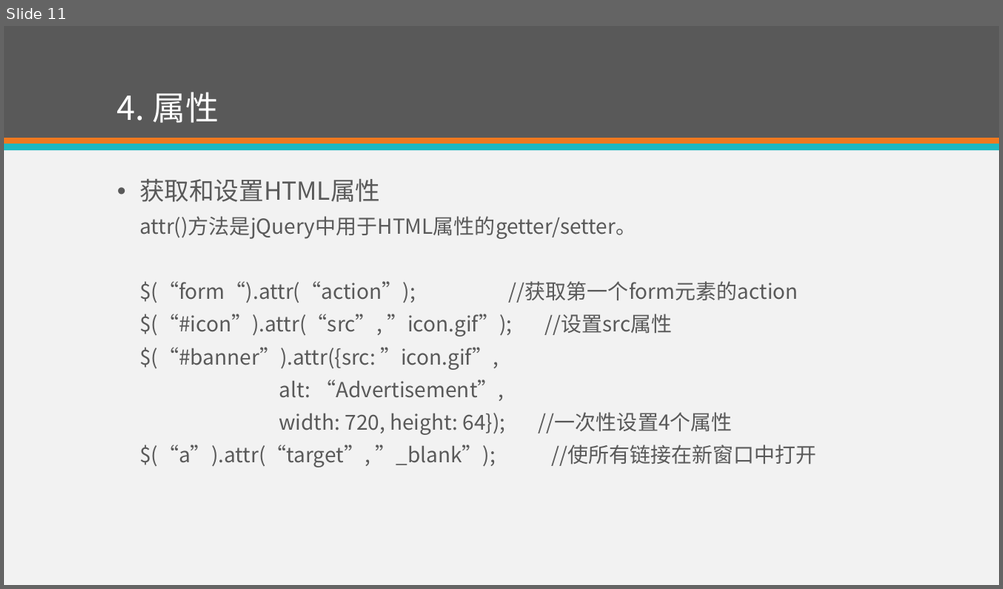
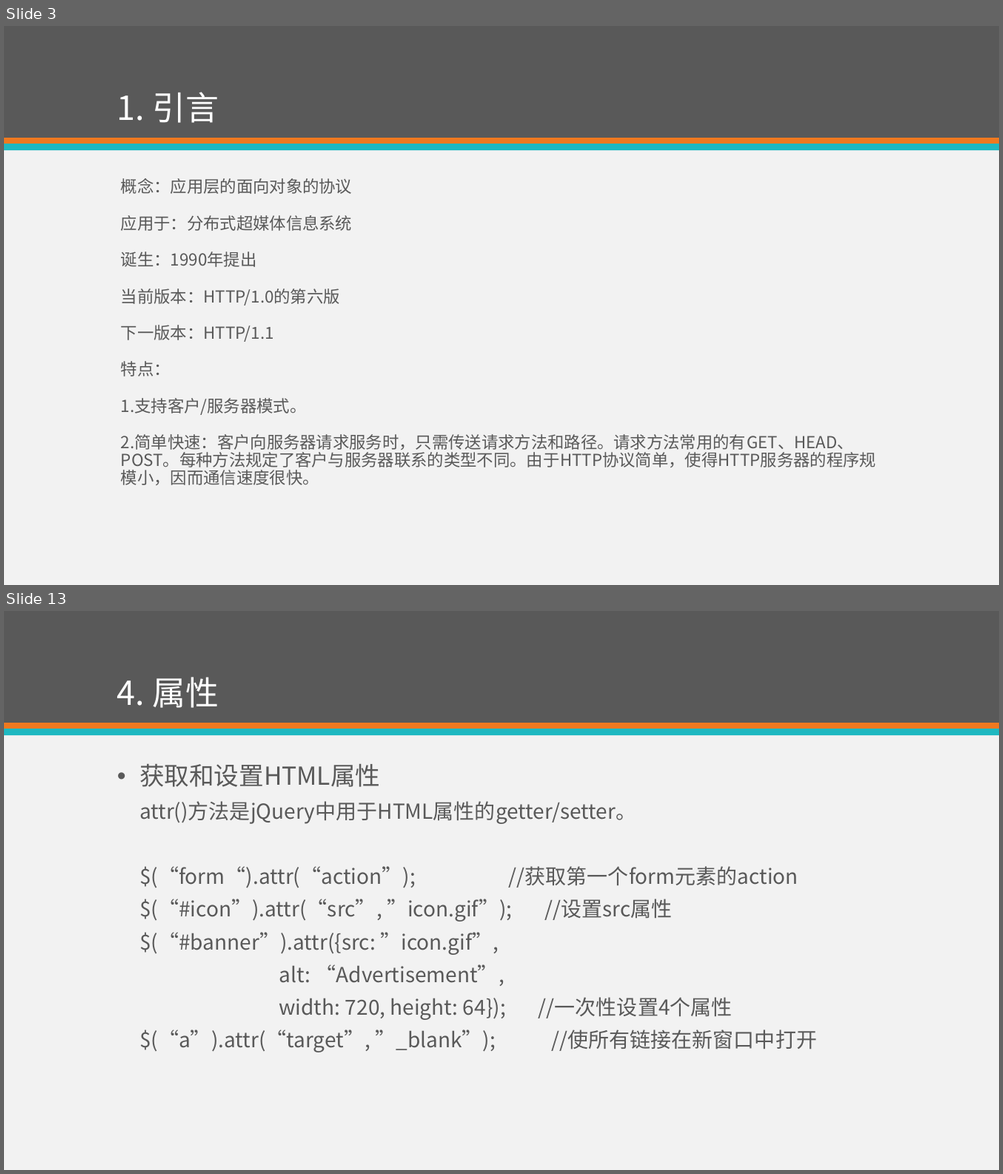
Before and after one commit to eventao/courseware, a slide deck: ppt/http.pptx. Shown one above the other, each under a label of ours: slide 11 before the commit, slides 3 and 13 after it; the slides between them are not shown. The pictures are 1003x589 and 1003x1174 pixels, drawn with LibreOffice and Linux fonts; fonts in the diff are those of the drawing. Boxes give left, top, right and bottom in pixels: in the first picture for what was removed or moved away, otherwise in the second. Text is boxed around its words. In the diff, an @@ line names an element or a change of style, - is before the commit and + after.

Commit message:
http

```diff
--- a/ppt/http.pptx
+++ b/ppt/http.pptx
@@ slide 3 added at box(4, 26, 999, 585), background #F2F2F2; not listed: 3 template elements that a slide beside it also shows @@
@@ title added at box(117, 92, 219, 123), 32 pt, text #FFFFFF @@
+1. 引言
@@ text added at box(121, 178, 876, 486), 16 pt, text #595959 @@
+概念：应用层的面向对象的协议
+应用于：分布式超媒体信息系统
+诞生：1990年提出
+当前版本：HTTP/1.0的第六版
+下一版本：HTTP/1.1
+特点：
+1.支持客户/服务器模式。
+2.简单快速：客户向服务器请求服务时，只需传送请求方法和路径。请求方法常用的有GET、HEAD、POST。每种方法规定了客户与服务器联系的类型不同。由于HTTP协议简单，使得HTTP服务器的程序规模小，因而通信速度很快。
@@ what was slide 11 is now slide 13 @@
```
Also in this commit, not shown: 3 slides changed, 8 other slides added, 7 slides removed.
